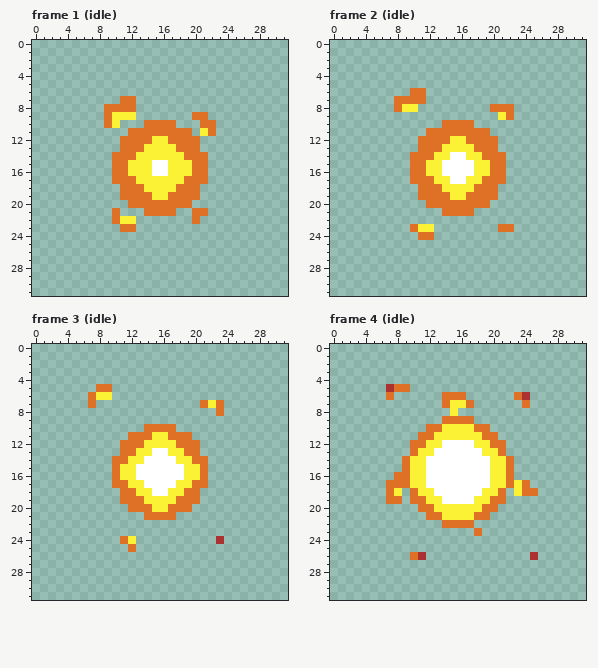
File history of a pixel-art file, source_data/aseprite/fireball.aseprite. The picture above was drawn from the file before the commit.
32x32 pixels, 10 frames. Shown: frame 1 (idle), frame 2 (idle), frame 3 (idle), frame 4 (idle). The commit also changed other frames, which this record leaves out.
The same view after the edit:
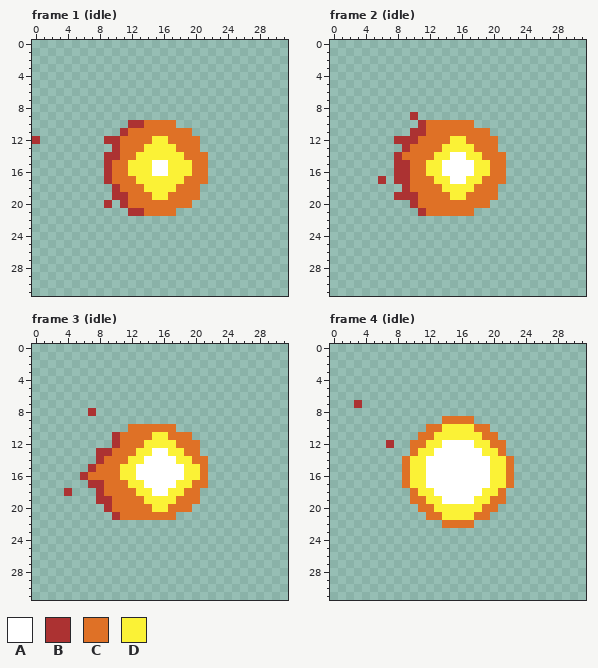
Palette (. is transparent): A #ffffff  B #ac3232  C #df7126  D #fbf236
What changed:
--- frame 1 (idle), layers "Sparks", "Layer 1"
@@ x 0..31 @@
  6 ................................
- 7 ...........CC...................
- 8 .........CCCC...................
- 9 .........CDDD.......CC..........
-10 .........CD...CCCC...CC.........
-11 ............CCCCCCCC.DC.........
-12 ...........CCCCDDCCCC...........
-13 ...........CCCDDDDCCC...........
-14 ..........CCCDDDDDDCCC..........
-15 ..........CCDDDAADDDCC..........
-16 ..........CCDDDAADDDCC..........
-17 ..........CCCDDDDDDCCC..........
-18 ...........CCCDDDDCCC...........
-19 ...........CCCCDDCCCC...........
-20 ............CCCCCCCC............
-21 ..........C...CCCC..CC..........
-22 ..........CDD.......C...........
-23 ...........CC...................
+ 7 ................................
+ 8 ................................
+ 9 ................................
+10 ............BBCCCC..............
+11 ...........BCCCCCCCC............
+12 B........BBCCCCDDCCCC...........
+13 ..........BCCCDDDDCCC...........
+14 .........BBCCDDDDDDCCC..........
+15 .........BCCDDDAADDDCC..........
+16 .........BCCDDDAADDDCC..........
+17 .........BCCCDDDDDDCCC..........
+18 ..........BCCCDDDDCCC...........
+19 ..........BBCCCDDCCCC...........
+20 .........B.BCCCCCCCC............
+21 ............BBCCCC..............
+22 ................................
+23 ................................
 24 ................................
--- frame 2 (idle), layers "Sparks", "Layer 1"
@@ x 4..24 @@
  5 .....................
- 6 ......CC.............
- 7 ....CCCC.............
- 8 ....CDD.........CCC..
- 9 .................DC..
-10 ..........CCCC.......
-11 ........CCCCCCCC.....
-12 .......CCCCDDCCCC....
-13 .......CCCDDDDCCC....
-14 ......CCCDDAADDCCC...
-15 ......CCDDAAAADDCC...
-16 ......CCDDAAAADDCC...
-17 ......CCCDDAADDCCC...
-18 .......CCCDDDDCCC....
-19 .......CCCCDDCCCC....
-20 ........CCCCCCCC.....
-21 ..........CCCC.......
+ 6 .....................
+ 7 .....................
+ 8 .....................
+ 9 ......B..............
+10 .......BCCCCCC.......
+11 ......BBCCCCCCCC.....
+12 ....BBBCCCCDDCCCC....
+13 .....BCCCCDDDDCCC....
+14 ....BCCCCDDAADDCCC...
+15 ....BBCCDDAAAADDCC...
+16 ....BBCCDDAAAADDCC...
+17 ..B.BBCCCDDAADDCCC...
+18 .....BCCCCDDDDCCC....
+19 ....BBBCCCCDDCCCC....
+20 ......BCCCCCCCCC.....
+21 .......BCCCCCC.......
 22 .....................
-23 ......CDD........CC..
-24 .......CC............
+23 .....................
+24 .....................
 25 .....................
--- frame 3 (idle), layers "Sparks", "Layer 1"
@@ x 0..31 @@
  4 ................................
- 5 ........CC......................
- 6 .......CDD......................
- 7 .......C.............CDC........
- 8 .......................C........
+ 5 ................................
+ 6 ................................
+ 7 ................................
+ 8 .......B........................
  9 ................................
-10 ..............CCCC..............
-11 ............CCCDDCCC............
-12 ...........CCCDDDDCCC...........
-13 ...........CCDDAADDCC...........
-14 ..........CCDDAAAADDCC..........
-15 ..........CDDAAAAAADDC..........
-16 ..........CDDAAAAAADDC..........
-17 ..........CCDDAAAADDCC..........
-18 ...........CCDDAADDCC...........
-19 ...........CCCDDDDCCC...........
-20 ............CCCDDCCC............
-21 ..............CCCC..............
+10 ............CCCCCC..............
+11 ..........BCCCCDDCCC............
+12 ..........BCCCDDDDCCC...........
+13 ........BBCCCDDAADDCC...........
+14 ........BCCCDDAAAADDCC..........
+15 .......BCCCDDAAAAAADDC..........
+16 ......BCCCCDDAAAAAADDC..........
+17 .......BBCCCDDAAAADDCC..........
+18 ....B...BCCCCDDAADDCC...........
+19 ........BBCCCCDDDDCCC...........
+20 .........BCCCCCDDCCC............
+21 ..........BCCCCCCC..............
 22 ................................
 23 ................................
-24 ...........CD..........B........
-25 ............C...................
+24 ................................
+25 ................................
 26 ................................
--- frame 4 (idle), layers "Sparks", "Layer 1"
@@ x 0..31 @@
  4 ................................
- 5 .......BCC......................
- 6 .......C......CCC......CB.......
- 7 ..............CDDC......C.......
- 8 ...............D................
+ 5 ................................
+ 6 ................................
+ 7 ...B............................
+ 8 ................................
  9 ..............CCCC..............
@@ x 5..9 @@
 11 .....
-12 .....
+12 ..B..
 13 .....
@@ x 0..31 @@
 15 .........CDDAAAAAAAADDC.........
-16 ........CCDDAAAAAAAADDC.........
-17 .......CCCDDAAAAAAAADDCDC.......
-18 .......CD.CDDAAAAAADDC.DCC......
-19 .......CC.CCDDAAAADDCC..........
+16 .........CDDAAAAAAAADDC.........
+17 .........CDDAAAAAAAADDC.........
+18 ..........CDDAAAAAADDC..........
+19 ..........CCDDAAAADDCC..........
 20 ...........CCDDDDDDCC...........
@@ x 8..27 @@
 22 ......CCCC..........
-23 ..........C.........
+23 ....................
 24 ....................
 25 ....................
-26 ..CB.............B..
+26 ....................
 27 ....................
